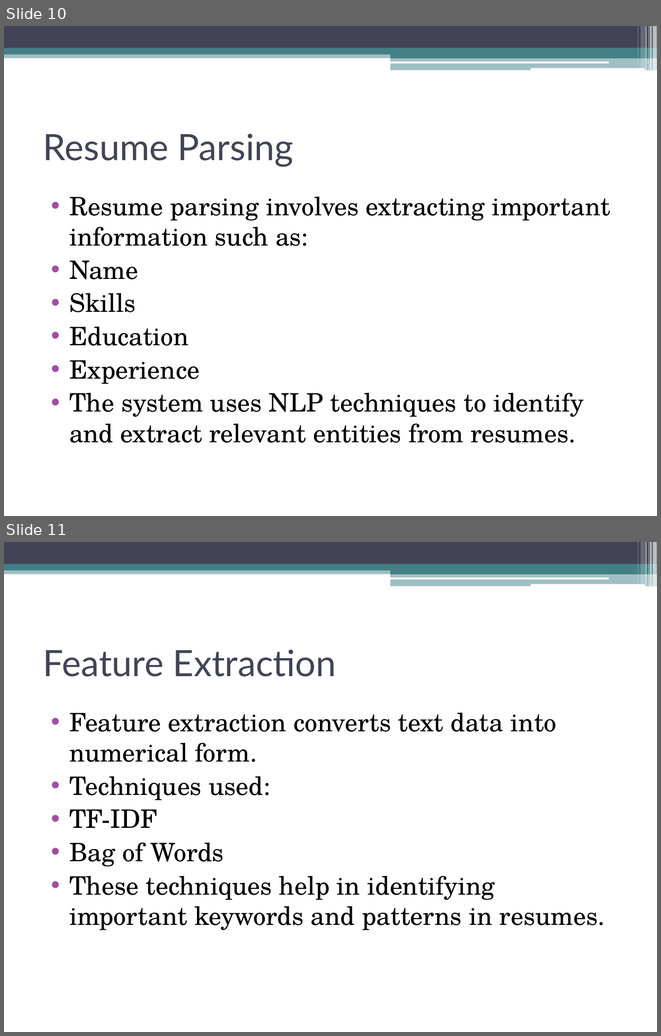
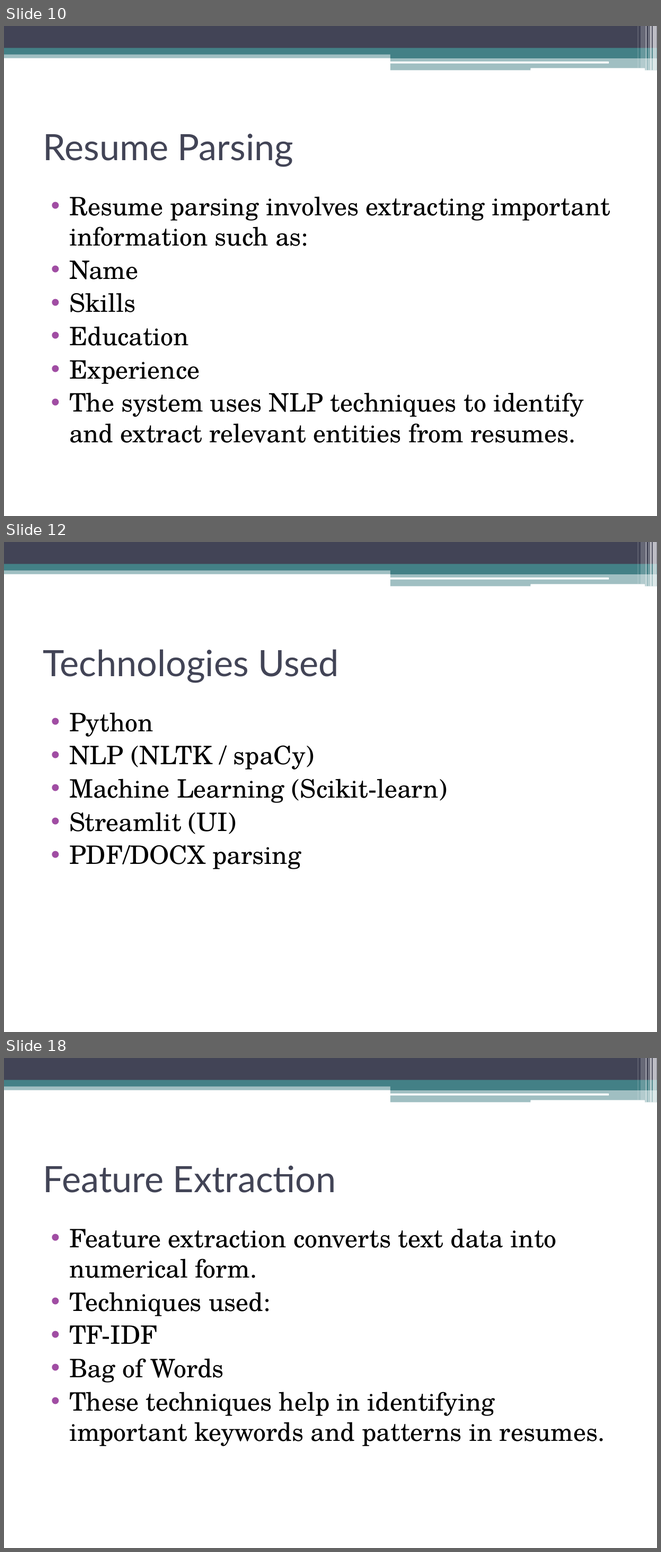
Before and after one commit to rajatchauhan937-prog/mba-rjt-ai-recruitement-2026, a slide deck: github.pptx. Shown one above the other, each under a label of ours: slides 10 and 11 before the commit, slides 10, 12 and 18 after it; the slides between them are not shown. The pictures are 661x1036 and 661x1552 pixels, drawn with LibreOffice and Linux fonts; fonts in the diff are those of the drawing. Boxes give left, top, right and bottom in pixels: in the first picture for what was removed or moved away, otherwise in the second. Text is boxed around its words. In the diff, an @@ line names an element or a change of style, - is before the commit and + after.

```diff
--- a/github.pptx
+++ b/github.pptx
@@ slide 12 added at bbox=[4, 542, 657, 1032], background #FFFFFF; not listed: 13 template elements that a slide beside it also shows @@
@@ title added at bbox=[43, 649, 339, 683], 40 pt, text #424456 @@
+Technologies Used
@@ text added at bbox=[69, 712, 447, 869], 28 pt, text #000000 @@
+• Python
+• NLP (NLTK / spaCy)
+• Machine Learning (Scikit-learn)
+• Streamlit (UI)
+• PDF/DOCX parsing
@@ what was slide 11 is now slide 18 @@
```
Also in this commit, not shown: 6 other slides added, 1 slide removed.
